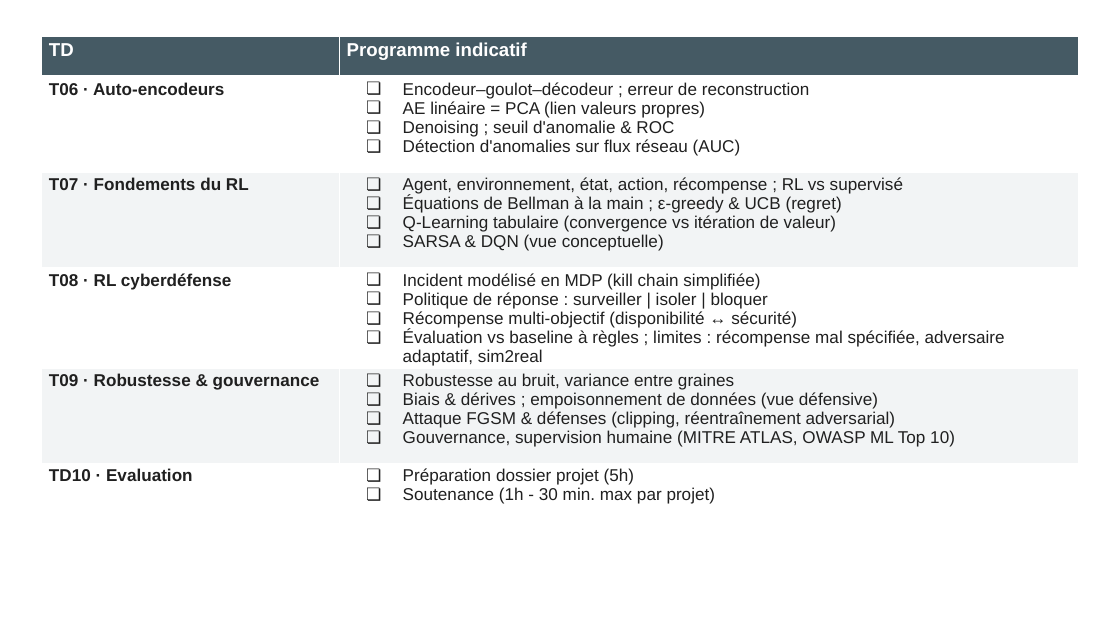
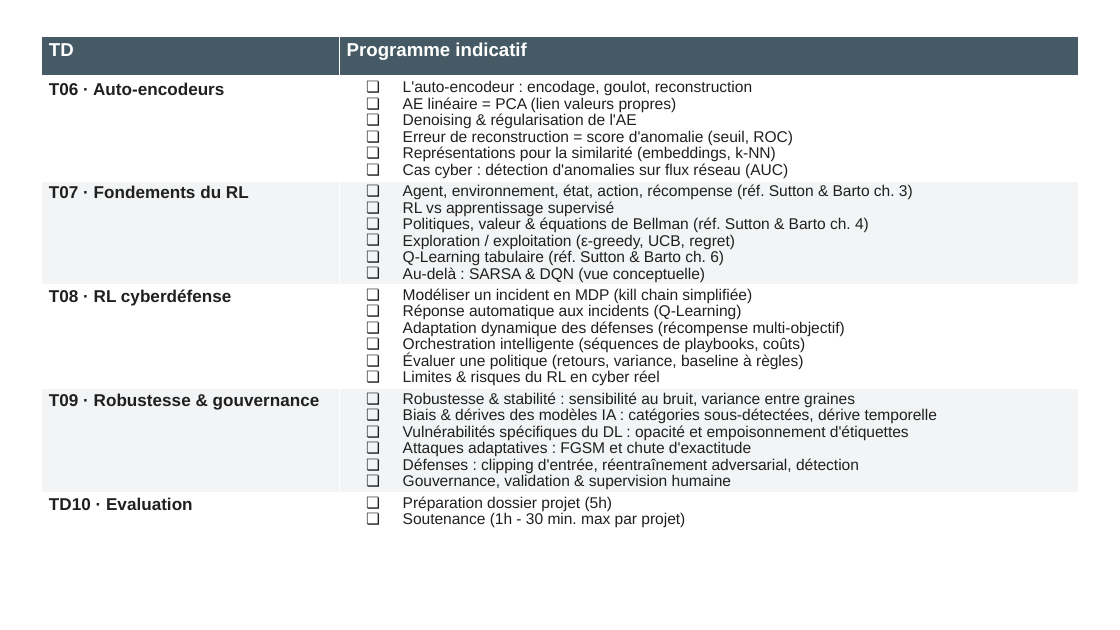
Before and after one commit to huynhdoo/EFREI_DL, a slide deck: slide 3 of slides/EFREI - DL.pptx. Drawn at 1120x630 pixels with LibreOffice and Linux fonts; fonts in the diff are those of the drawing. Boxes give left, top, right and bottom in pixels: in the first picture for what was removed or moved away, otherwise in the second. Text is boxed around its words. In the diff, an @@ line names an element or a change of style, - is before the commit and + after.

Commit message:
Slides : points T01-T09 alignés sur les 6 premières sections de chaque notebook ; corps 10pt pour tenir sur le diapo

```diff
--- a/slides/EFREI - DL.pptx
+++ b/slides/EFREI - DL.pptx
@@ table at <box>41,37,1079,531</box> @@
-row 2, column 2: Encodeur–goulot–décodeur ; erreur de reconstruction / AE linéaire = PCA (lien valeurs propres) / Denoising ; seuil d'anomalie & ROC / Détection d'anomalies sur flux réseau (AUC)
+row 2, column 2: L'auto-encodeur : encodage, goulot, reconstruction / AE linéaire = PCA (lien valeurs propres) / Denoising & régularisation de l'AE / Erreur de reconstruction = score d'anomalie (seuil, ROC) / Représentations pour la similarité (embeddings, k-NN) / Cas cyber : détection d'anomalies sur flux réseau (AUC)
-row 3, column 2: Agent, environnement, état, action, récompense ; RL vs supervisé / Équations de Bellman à la main ; ε-greedy & UCB (regret) / Q-Learning tabulaire (convergence vs itération de valeur) / SARSA & DQN (vue conceptuelle)
+row 3, column 2: Agent, environnement, état, action, récompense (réf. Sutton & Barto ch. 3) / RL vs apprentissage supervisé / Politiques, valeur & équations de Bellman (réf. Sutton & Barto ch. 4) / Exploration / exploitation (ε-greedy, UCB, regret) / Q-Learning tabulaire (réf. Sutton & Barto ch. 6) / Au-delà : SARSA & DQN (vue conceptuelle)
-row 4, column 2: Incident modélisé en MDP (kill chain simplifiée) / Politique de réponse : surveiller | isoler | bloquer / Récompense multi-objectif (disponibilité ↔ sécurité) / Évaluation vs baseline à règles ; limites : récompense mal spécifiée, adversaire adaptatif, sim2real
+row 4, column 2: Modéliser un incident en MDP (kill chain simplifiée) / Réponse automatique aux incidents (Q-Learning) / Adaptation dynamique des défenses (récompense multi-objectif) / Orchestration intelligente (séquences de playbooks, coûts) / Évaluer une politique (retours, variance, baseline à règles) / Limites & risques du RL en cyber réel
-row 5, column 2: Robustesse au bruit, variance entre graines / Biais & dérives ; empoisonnement de données (vue défensive) / Attaque FGSM & défenses (clipping, réentraînement adversarial) / Gouvernance, supervision humaine (MITRE ATLAS, OWASP ML Top 10)
+row 5, column 2: Robustesse & stabilité : sensibilité au bruit, variance entre graines / Biais & dérives des modèles IA : catégories sous-détectées, dérive temporelle / Vulnérabilités spécifiques du DL : opacité et empoisonnement d'étiquettes / Attaques adaptatives : FGSM et chute d'exactitude / Défenses : clipping d'entrée, réentraînement adversarial, détection / Gouvernance, validation & supervision humaine
@@ size 11 to 10 pt in "Préparation dossier projet (5h)", "Soutenance (1h - 30 min. max par ..." @@
@@ line spacing 1 to 0.95 @@
```
Also in this commit, not shown: 2 other slides changed.
